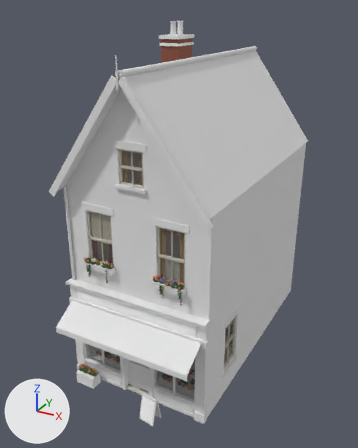
The glTF model assets/models/houses/street/Opposite_Opposite1_5.glb as it was, and as the next commit left it.
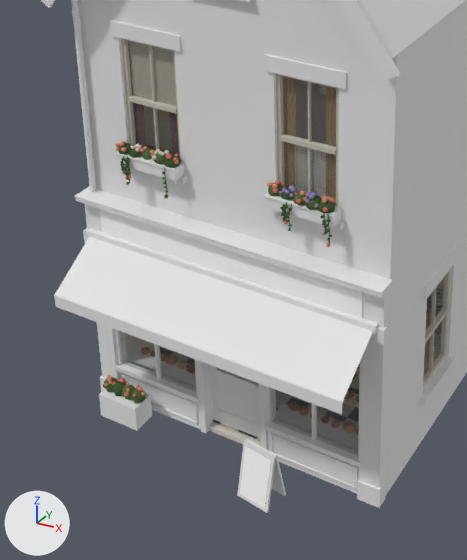
There are two pictures of each version: one whole from a 50 mm lens placed at (6.76, -9.8, 10.81), pointed at (-0.3, 3.03, 4.39), one close up on the part from 9% to 68% of the width and 43% to 100% of the height. Arrows for +X, +Y and +Z are at lower left; the lights stay in place. The last two pictures show the newer version. Objects named as collision shapes, trigger or cutter boxes, shadow casters or lower levels of detail are left out. Vertices at exactly the same position are counted once.

Names of what the first close-up shows: 'Opposite_Opposite1_5'.
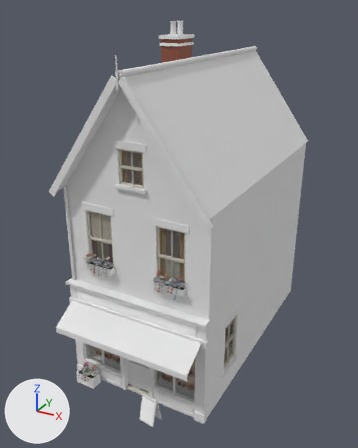
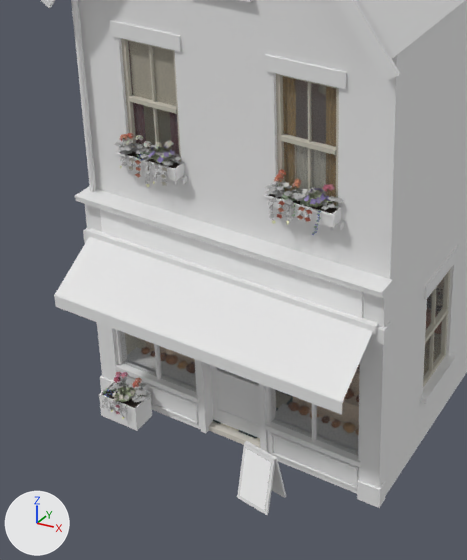
Patch to the scene script:
```diff
--- a/assets/models/houses/street/Opposite_Opposite1_5.glb.py
+++ b/assets/models/houses/street/Opposite_Opposite1_5.glb.py
@@ mat_plant @@
+mat_plant = bpy.data.materials.new('plant')
+# nodes: BsdfPrincipled, Math, Mix, OutputMaterial, VertexColor
+# colours: white #e7e7e7, mixed with the vertex colours
@@ me_opposite_opposite1_5 @@
 # used by ob_opposite_opposite1_5; location = (0.0, 0.0, 0.0)
-me_opposite_opposite1_5.from_pydata(...)  # 14237 vertices, 24532 faces; spans x -2.45..2.45, y -1.0..8.2, z 0.0..10.39
+me_opposite_opposite1_5.from_pydata(...)  # 26330 vertices, 38922 faces; spans x -2.45..2.45, y -1.0..8.2, z 0.0..10.39
+# me_opposite_opposite1_5 part 1: 113 loose pieces with 1496 vertices, spanning x -1.98..1.6, y -0.98..0.05, z 0.04..4.34, are deleted
+# me_opposite_opposite1_5 part 2: 26 vertices moved within x -1.38..1.5, y -0.25..-0.03, z 3.96..4.31; 1088 vertices removed from x -1.61..1.58, y -0.27..0.03, z 3.79..4.35; 10264 vertices added at x -1.89..1.82, y -0.3..0.05, z 2.53..4.49
+# me_opposite_opposite1_5 part 3: 5 vertices moved within x -1.82..-1.43, y -0.46..-0.32, z 0.45..0.59; 215 vertices removed from x -1.99..1.89, y -0.49..0.92, z 0.34..1.2; 3606 vertices added at x -1.97..1.89, y -0.98..1.63, z 0.0..1.01
+# other edits to the shape of me_opposite_opposite1_5 do not show in these pictures
 me_opposite_opposite1_5.materials.append(mat_house)
@@ me_opposite_opposite1_5 @@
 me_opposite_opposite1_5.materials.append(mat_sign_fascia)
+me_opposite_opposite1_5.materials.append(mat_plant)
```

What differs and where, as boxes (x1, y1, x2, y2) in the close-ups (467 x 560 px):
'Opposite_Opposite1_5', reshaped: before (41, 0, 467, 513); after (41, 0, 467, 515)
part 1 of me_opposite_opposite1_5, deleted: before (104, 141, 336, 513)
part 2 of me_opposite_opposite1_5, reshaped: before (116, 142, 335, 229); after (114, 133, 343, 235)
part 3 of me_opposite_opposite1_5, built on: before (103, 372, 359, 408); after (99, 341, 359, 515)
